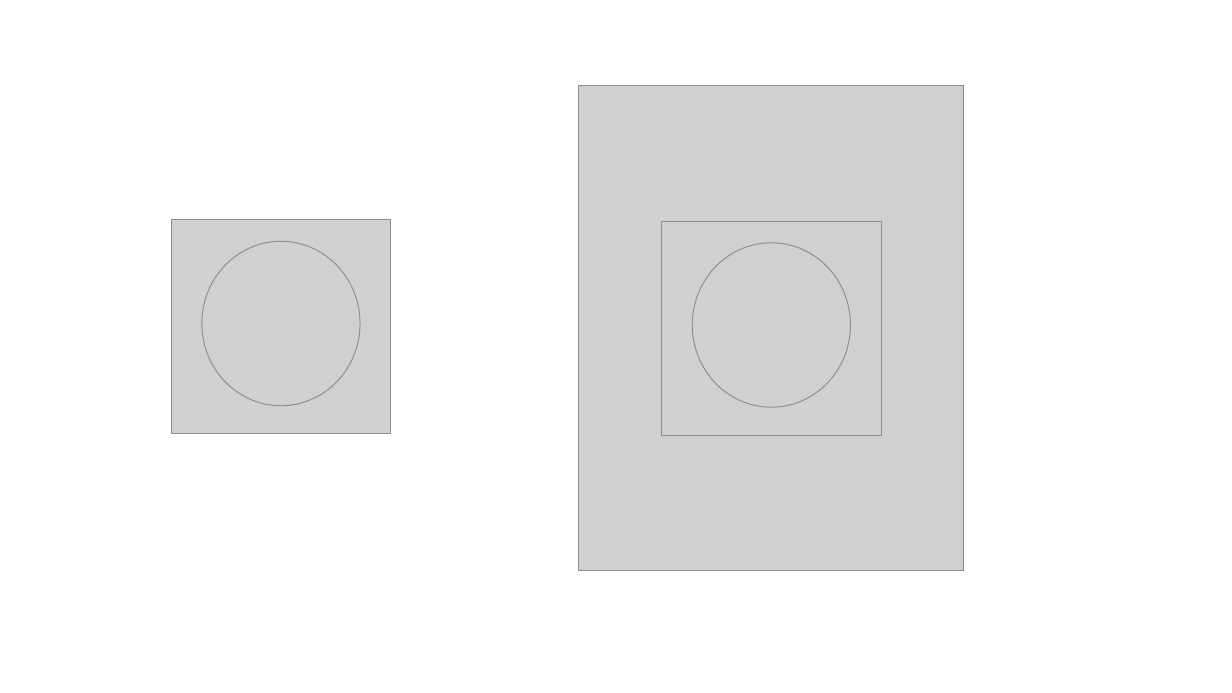
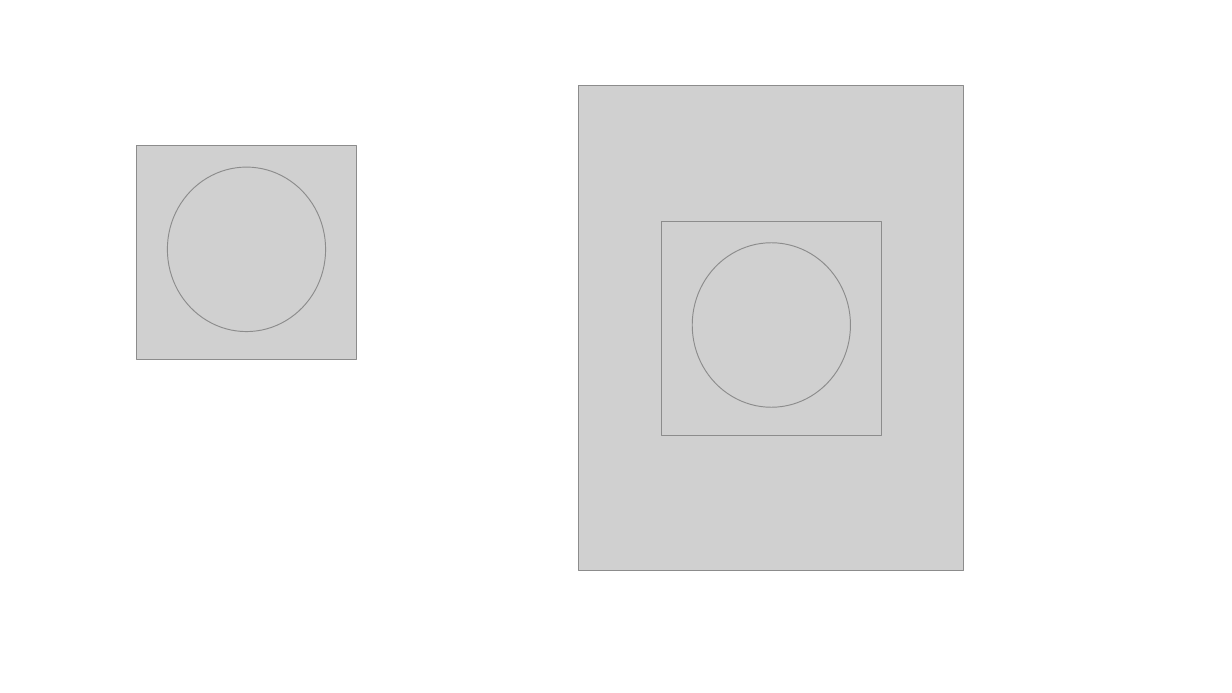
Before and after one commit to dougterc/terc-capital, a slide deck: slide 1 of brand/parts/assembly-overlay.pptx. Drawn at 1232x693 pixels with LibreOffice and Linux fonts; fonts in the diff are those of the drawing; grey boxes stand for pictures. Boxes give left, top, right and bottom in pixels: in the first picture for what was removed or moved away, otherwise in the second. Text is boxed around its words. In the diff, an @@ line names an element or a change of style, - is before the commit and + after.

```diff
--- a/brand/parts/assembly-overlay.pptx
+++ b/brand/parts/assembly-overlay.pptx
@@ picture: place and size @@
-picture at box(171, 220, 391, 434)
+picture at box(137, 145, 357, 360)
@@ picture: place and size @@
-picture at box(201, 241, 360, 406)
+picture at box(167, 167, 325, 332)
```
Also in this commit, not shown: 7 other files.
